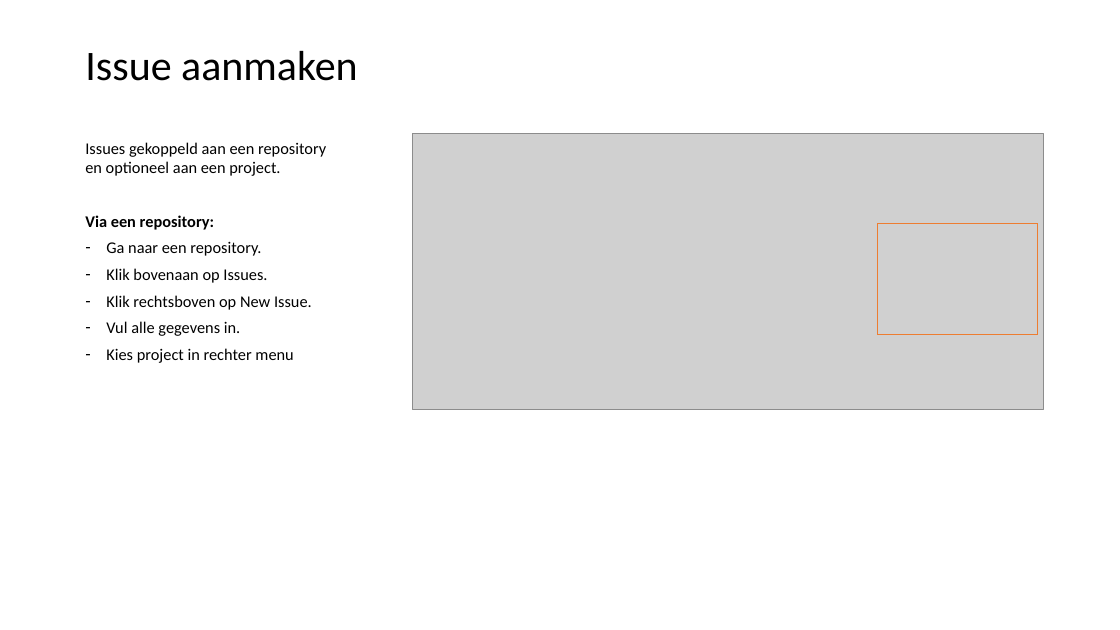
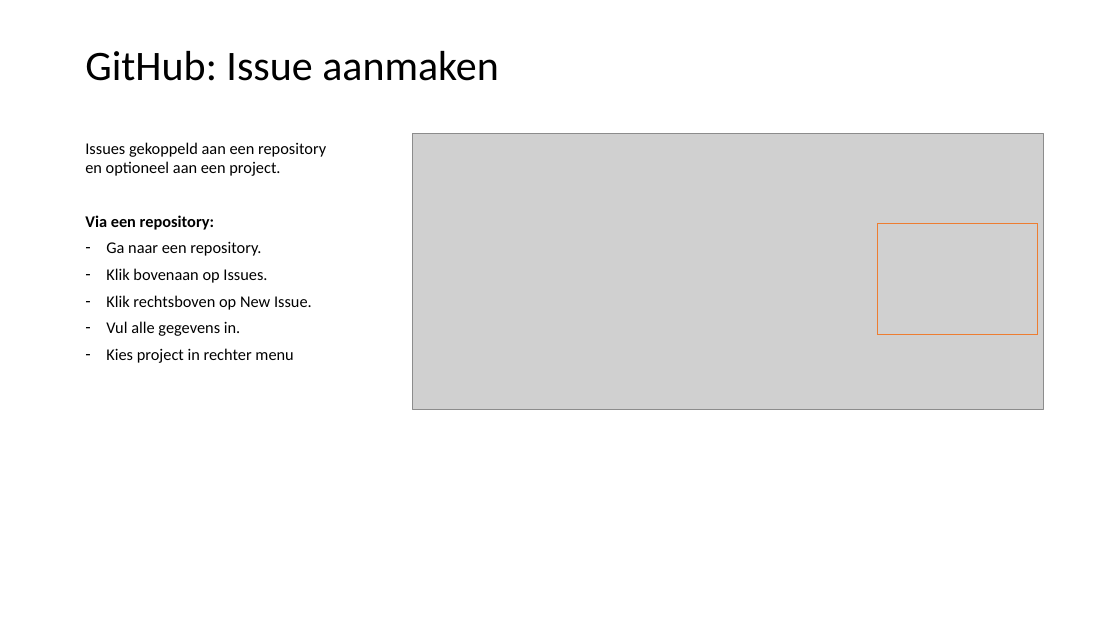
Before and after one commit to LFKoning/knowledge-sharing, a slide deck: slide 54 of git_course/2_collaboration/git_collaboration.pptx (slide 59 before the commit). Drawn at 1120x630 pixels with LibreOffice and Linux fonts; fonts in the diff are those of the drawing; grey boxes stand for pictures. Boxes give left, top, right and bottom in pixels: in the first picture for what was removed or moved away, otherwise in the second. Text is boxed around its words. In the diff, an @@ line names an element or a change of style, - is before the commit and + after.

```diff
--- a/git_course/2_collaboration/git_collaboration.pptx
+++ b/git_course/2_collaboration/git_collaboration.pptx
@@ title at (85, 51, 499, 81): text changed @@
-Issue aanmaken
+GitHub: Issue aanmaken
```
Also in this commit, not shown: 7 other slides changed, 1 slide removed.
